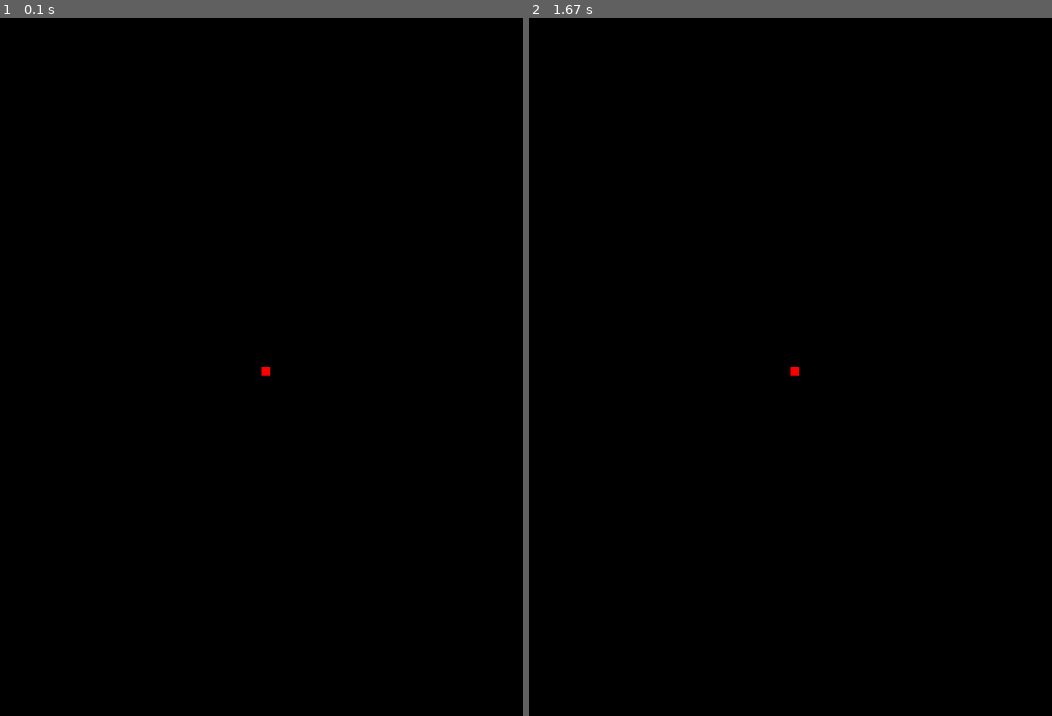
Above: before the commit, frames 1-2 (left to right).
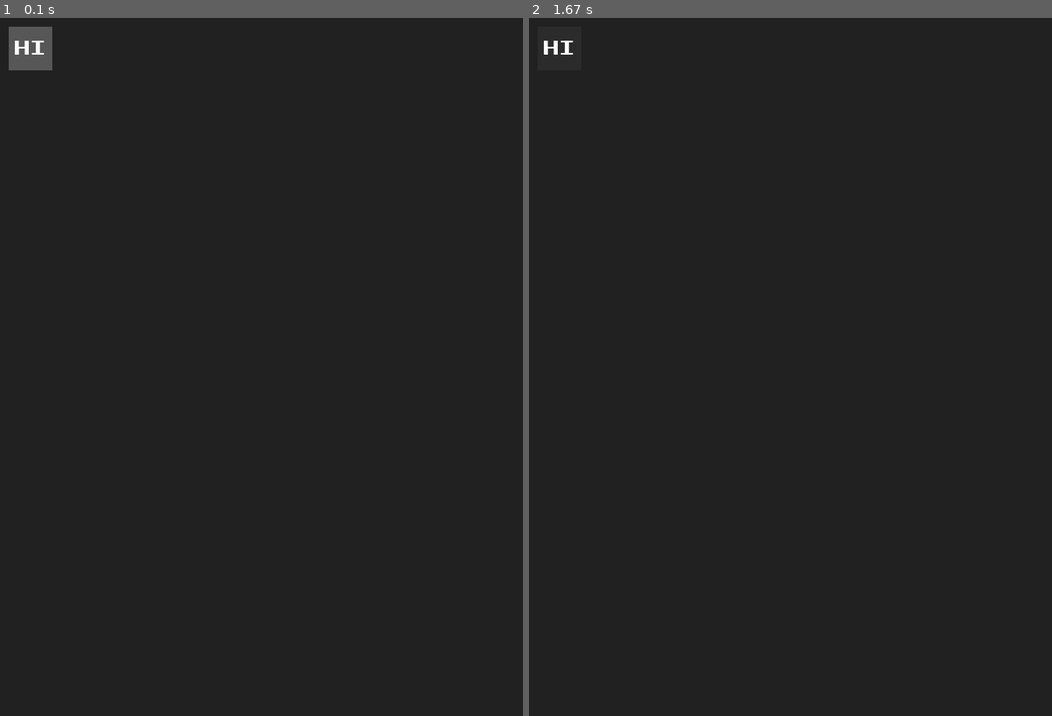
Above: after the commit, the same moments.

Repository: r5nnn/shmup
Game: pygame game, started from main.py
The game is run twice, just before and just after one commit, with the same random seed, the same clock (stepped at 60 frames per second) and the same inputs.
Inputs (mouse positions are in pixels of both pictures, inside the frame that each line leads up to):
- Up to frame 1 (0.1 s): no input
- Up to frame 2 (1.67 s): click (790, 367) at 0.38 s

The runs differ from the first frame. In frame 1, 100% of the frame differs, in the area x 0-100%, y 0-100%; in frame 2, 100%.

Commit message:
removed everything: complete overhall- working on menu system for now. added button class for OOP added working background loaded from file added custom font file added glow when hovering over button

Diff:
--- a/main.py
+++ b/main.py
@@ -1,42 +1,98 @@
 import pygame
+import sys
+from ctypes import windll
 
-# whole project initialised
-pygame.init()
+'''
+    Initialise game assets and variables
+'''
+pygame.init()  # pygame modules loaded
 
-# window parameters
-SCREEN_WIDTH, SCREEN_HEIGHT = 600, 800
+# window dimensions
+screenx = windll.user32.GetSystemMetrics(0)
+screeny = windll.user32.GetSystemMetrics(1)
+worldx = 600
+worldy = 800
+world = pygame.display.set_mode([worldx, worldy], pygame.SCALED, vsync=0)  # initialises the window
 
-# initialise game assets
-screen = pygame.display.set_mode((SCREEN_WIDTH, SCREEN_HEIGHT))
-hitbox = pygame.Rect((300, 400, 10, 10))
-pygame.display.set_caption('shmup alpha 0.0.0')
-icon = pygame.image.load('assets\icon.png')
-pygame.display.set_icon(icon)
-clock = pygame.time.Clock()
+pygame.display.set_caption('shmup alpha 0.0.0')  # set window title
+icon = pygame.image.load('assets\icon.png')  # load image from file path
+pygame.display.set_icon(icon)  # set image as window icon
+fps = 60  # number of times game refreshes per second
+backdrop = pygame.image.load('assets\stage.png')  # load window background
+backdropbox = world.get_rect()  # get coords of window
+clock = pygame.time.Clock()  # object to help track time
 
-# start gameloop
+# useful shorthands
+BLUE = (25, 25, 200)
+BLACK = (23, 23, 23)
+WHITE = (254, 254, 254)
+ALPHA = (0, 255, 0)
+FONT = 'assets\ARCADECLASSIC.TTF'
+
+'''
+    Object for making buttons
+'''
+
+
+class Btn:
+    def __init__(self, x, y, width, height, font_size, color_pressed, color_released, text, font=FONT,
+                 font_color=WHITE):
+        # initialise class attributes
+        self.x = x
+        self.y = y
+        self.width = width
+        self.height = height
+        self.surface = pygame.Surface((self.width, self.height))
+        self.btn_coords = self.surface.get_rect()
+        self.font = pygame.font.Font(font, font_size)  # set font from file path provided, or use default file path
+        self.font_color = font_color
+        self.color_pressed = color_pressed
+        self.color_released = color_released
+        self.color = color_released
+        self.text = self.font.render(text, True,
+                                     font_color)  # create a surface with the specified text drawn on it
+
+    def create(self, surface):
+        # call this method to render the button onto a surface
+        pygame.draw.rect(surface, self.color, (self.x, self.y, self.width, self.height), 0)
+        surface.blit(self.text, (
+            self.x + (self.width / 2 - self.text.get_width() / 2),
+            self.y + (self.height / 2 - self.text.get_height() / 2)))
+
+    def interact(self):  # Pos is the mouse position: tuple of (x, y) coordinates
+        pos = pygame.mouse.get_pos()
+        if self.btn_coords.collidepoint(pos):
+            self.color = self.color_pressed
+        else:
+            self.color = self.color_released
+
+
 run = True
+button1 = Btn(10, 10, 50, 50, 32, (87, 87, 87), (43, 43, 43), 'hi')
+'''
+    Game Mainloop
+'''
+print(screenx, screeny)
+windll.user32.SetCursorPos(screenx // 2, screeny // 2)
 while run:
-    # update screen
-    screen.fill((0, 0, 0))
-    pygame.draw.rect(screen, (255, 0, 0), hitbox)
-    # key & screen border detection
-    key = pygame.key.get_pressed()
-    if hitbox.top > 0 and key[pygame.K_w]:
-        hitbox.move_ip(0, -4)
-    if hitbox.left > 0 and key[pygame.K_a]:
-        hitbox.move_ip(-4, 0)
-    if hitbox.bottom < SCREEN_HEIGHT and key[pygame.K_s]:
-        hitbox.move_ip(0, 4)
-    if hitbox.right < SCREEN_WIDTH and key[pygame.K_d]:
-        hitbox.move_ip(4, 0)
-    for event in pygame.event.get():
-        # exit out method
+    for event in pygame.event.get():  # iterates through inputs checking if they match the exit event
         if event.type == pygame.QUIT:
-            run = False
-    # update the game every 60 ticks (caps game at 60fps)
-    pygame.display.flip()
-    clock.tick(60)
+            pygame.quit()
+            try:
+                sys.exit()
+            finally:
+                main = False
 
-# game interrupt
-pygame.quit()
+        if event.type == pygame.KEYDOWN:  # alternative way to exit through keybind
+            if event.key == ord('q'):
+                pygame.quit()
+                try:
+                    sys.exit()
+                finally:
+                    main = False
+    world.blit(backdrop, backdropbox)
+    mouse = pygame.mouse.get_pos()  # stores the (x,y) coordinates into the variable as a tuple
+    button1.create(world)
+    button1.interact()
+    pygame.display.flip()  # update the backdrop surface onto the window
+    clock.tick(fps)  # update the clock with the delay of the refresh rate
Binary file added: assets/ARCADECLASSIC.TTF
Binary file added: assets/character.png
Binary file added: assets/stage.png
